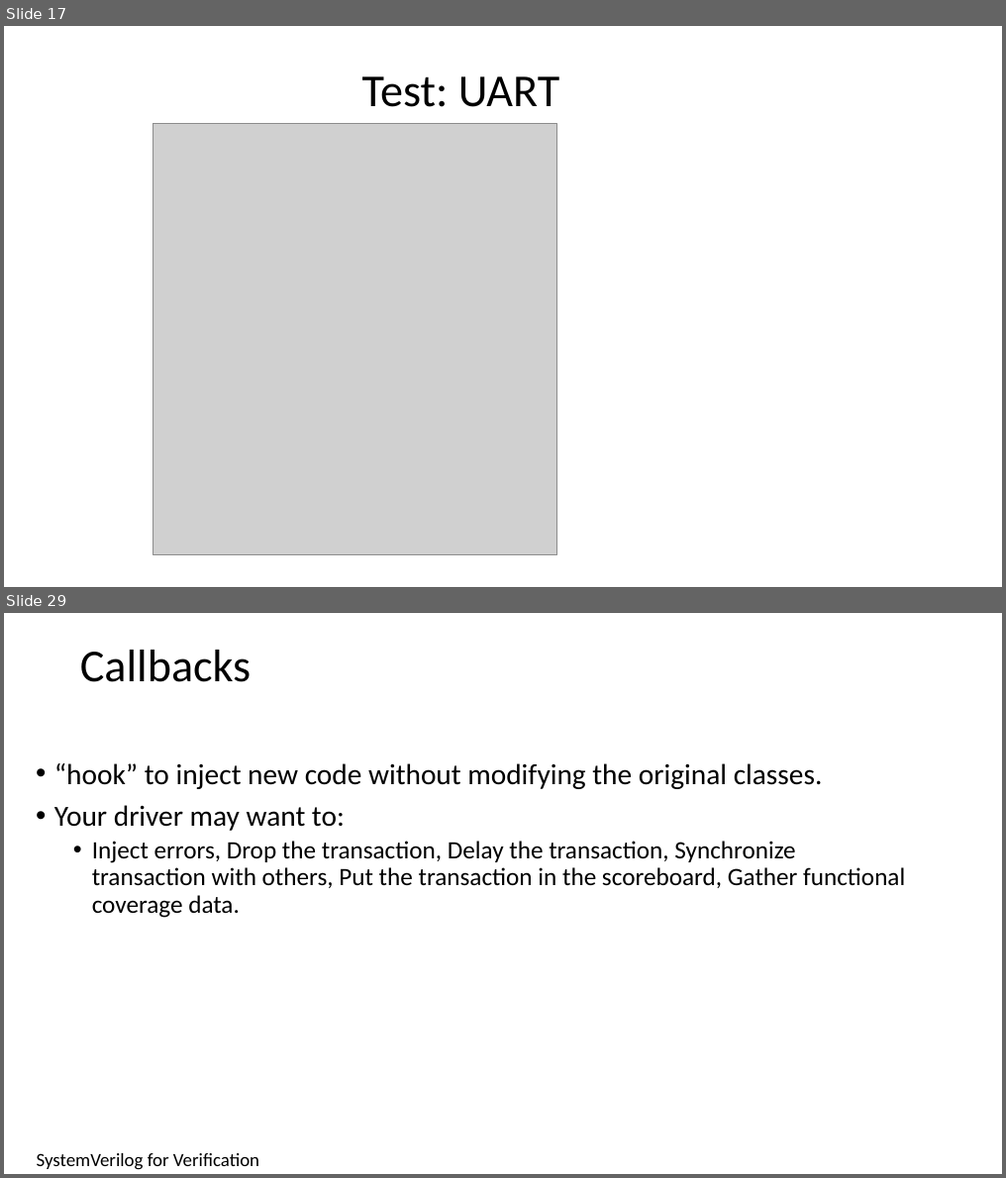
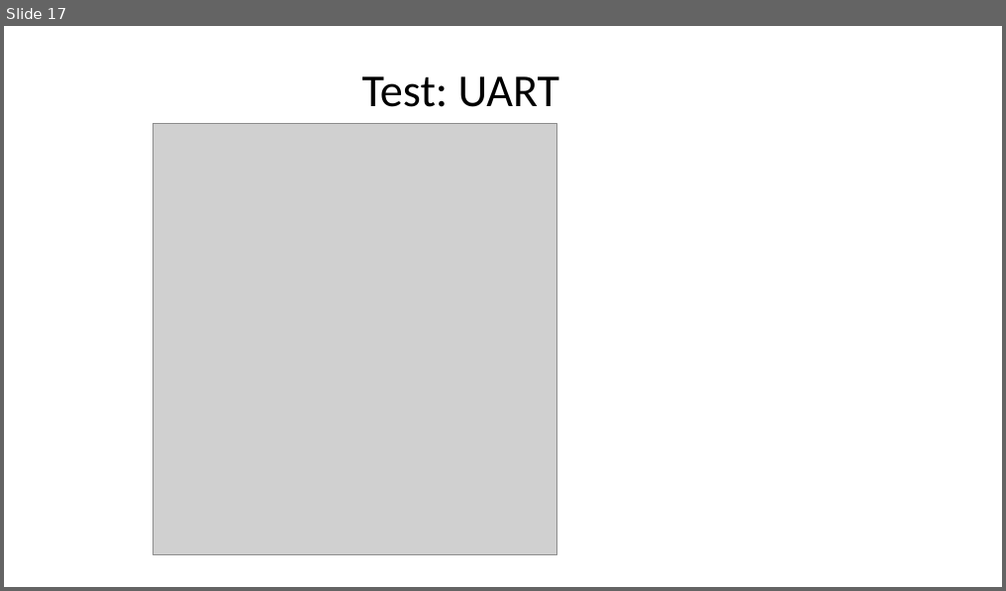
Before and after one commit to isomoye/EEGR471, a slide deck: sections/Segment_6.pptm. Shown one above the other, each under a label of ours: slides 17 and 29 before the commit, slide 17 after it; the slides between them are not shown. The pictures are 1006x1178 and 1006x591 pixels, drawn with LibreOffice and Linux fonts; fonts in the diff are those of the drawing; grey boxes stand for pictures. Boxes give left, top, right and bottom in pixels: in the first picture for what was removed or moved away, otherwise in the second. Text is boxed around its words. In the diff, an @@ line names an element or a change of style, - is before the commit and + after.

```diff
--- a/sections/Segment_6.pptm
+++ b/sections/Segment_6.pptm
@@ slide 29 removed at bbox=[4, 613, 1002, 1174], background #FFFFFF @@
@@ title removed at bbox=[80, 650, 251, 682] @@
-Callbacks
@@ text removed at bbox=[54, 763, 905, 918] @@
-• “hook” to inject new code without modifying the original classes.
-• Your driver may want to:
-  • Inject errors, Drop the transaction, Delay the transaction, Synchronize transaction with others, Put the transaction in the scoreboard, Gather functional coverage data.
@@ text removed at bbox=[37, 1154, 259, 1170] @@
-SystemVerilog for Verification
```
Also in this commit, not shown: 2 slides changed, 49 other slides removed, 3 other files.
